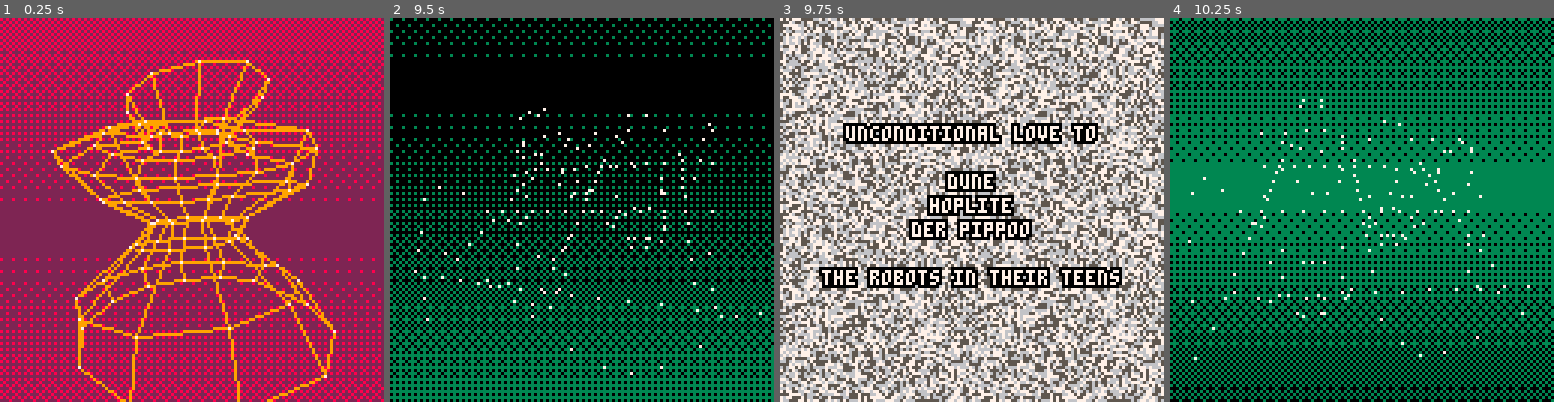
Above: before the commit, frames 1-4 (left to right).
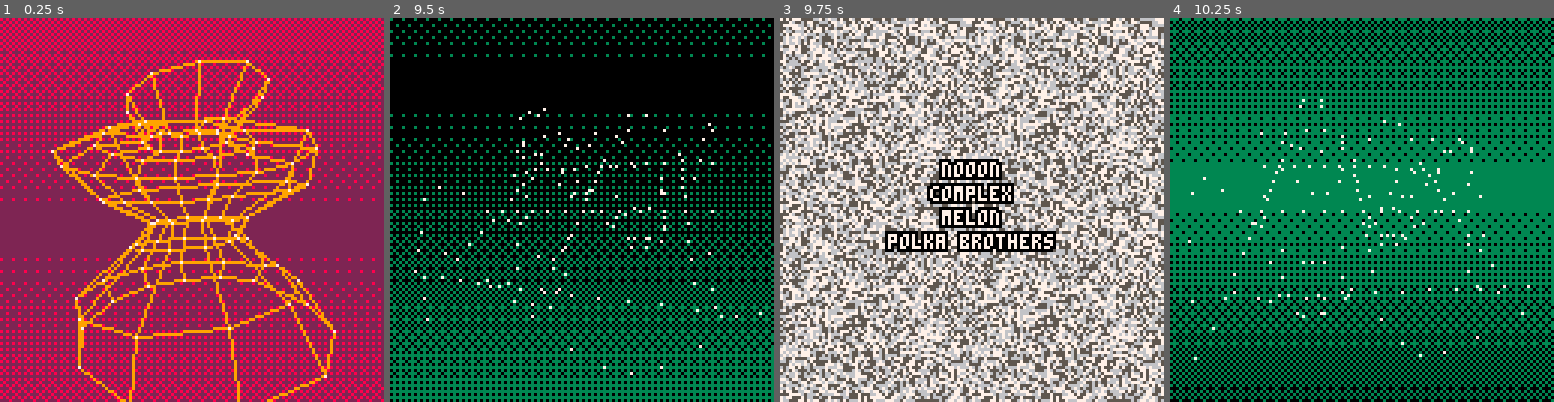
Above: after the commit, the same moments.

Repository: xavier/pico8
Game: PICO-8 cartridge srol.p8
Same seed, same stepped clock (60 frames per second), same inputs: the game is played once before the commit and once after it.
Inputs:
- Up to frame 1 (0.25 s): no input
- Up to frame 2 (9.5 s): tap X (X key) at 0.33, 1.07, 1.85, 2.97, 4.08, 5.2, 6.32, 7.43, 8.55 s; tap O (Z key) at 0.7, 1.7, 2.1, 2.5, 2.9, 3.3, 3.7, 4.1, 4.5, 4.9, 5.3, 5.7, 6.1, 6.5, 6.9, 7.3, 7.7, 8.1, 8.5, 8.9, 9.3 s; hold Right 1.6-2.1 s; hold Right 2.47-3.03 s; hold Left 3.08-3.58 s; hold Right 4.02-4.68 s; hold Left 5.08-5.68 s; hold Right 6.08-6.58 s; hold Right 6.63-7.13 s; hold Right 7.5-8.07 s; hold Left 8.12-8.62 s; hold Right from 9.05 s (still down)
- Up to frame 3 (9.75 s): tap X (X key) at 9.67 s; tap O (Z key) at 9.7 s; release Right at 9.72 s
- Up to frame 4 (10.25 s): tap O (Z key) at 10.1 s; hold Left from 10.12 s (still down)

Frames 1-2 are identical in both runs. In frame 3, 10% of the frame differs, in the area x 10-90%, y 27-71%; in frame 4, nothing differs.

Commit message:
Basic multi page credits

Diff:
--- a/srol.p8
+++ b/srol.p8
@@ -391,12 +391,48 @@
  render_mesh(trench_mesh, mypal)
 end
 
+credits_screen_index = 1
+
 function part_credits_update(t)
-end
+ credits_screen_index = 1 + (flr(t*0.25) % #credits_screens)
+end
+
+credits_screens = {
+ {
+  "forever loving robot",
+  "",
+  "is the",
+  "human robot of love"
+
+ },
+ {
+  "unconditional love to",
+  "",
+  "dune",
+  "hoplite",
+  "der pippoo",
+  "",
+  "the robots in their teens"
+ },
+ {
+  "nooon",
+  "complex",
+  "melon",
+  "polka brothers"
+ },
+ {
+  "pico-8 demake",
+  "",
+  "by",
+  "@xavierdefrang",
+  "",
+  "2018 is the new 1995"
+ }
+}
 
 function part_credits_draw()
- local mypal = palettes.bw
- --pal(4, 0)
+
+ -- snow
  for y=0,63 do
   for x=0,63 do
    local col=5+rnd(3)
@@ -407,15 +443,8 @@
   end
  end
 
- centered_text_lines({
-  "unconditional love to",
-  "",
-  "dune",
-  "hoplite",
-  "der pippoo",
-  "",
-  "the robots in their teens"
- })
+ --
+ centered_text_lines(credits_screens[credits_screen_index])
 end
 
 parts = {
